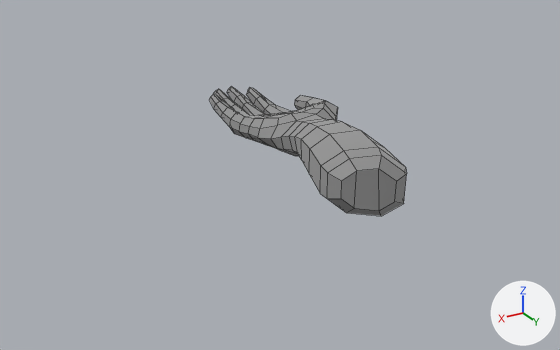
An edit to the Blender file Assets/Models/hand.blend, drawn before and after from the same camera.
Rendered twice from a camera (50 mm lens) standing at (1.74, 3.08, 1.17) and looking at (0.42, 0.89, 0.08). Arrows for +X, +Y and +Z are at lower right; the lights stay in place. Mesh edges are drawn as thin lines.
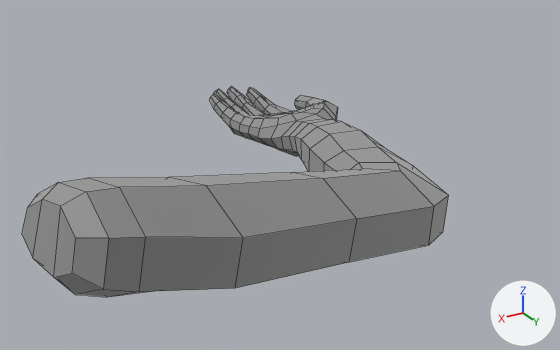
Location of each change, [x1, y1, x2, y2] in pixels of the pictures (560 x 350 px):
'Plane005', reshaped (115% wider, 62% taller)
    before: [209, 87, 407, 216]
    after: [22, 87, 449, 297]
part 1 of me_mesh, built on
    before: [309, 145, 407, 216]
    after: [22, 145, 449, 297]

What changed in the scene script:
```text
Change me_mesh:
    used by ob_plane005; location = (0.0, 0.0, 0.0); rotation_euler = (1.571, 0.0, 0.156), in degrees (90, 0, 8.9); scale = (0.01, 0.01, 0.01)
    remove me_mesh.from_pydata(...)  # 240 vertices, 238 faces; spans x -26.0..58.0, y -13.0..23.0, z -123.0..34.0
    add me_mesh.from_pydata(...)  # 280 vertices, 278 faces; spans x -26.0..169.0, y -13.0..54.0, z -159.0..34.0
    me_mesh part 1
    4 vertices are removed from x 41.0..57.0, y 8.0..16.0, z -123.0..-112.0
    9 faces are deleted
    16 vertices move from x 30.0..58.0, y 2.0..23.0, z -123.0..-100.0 to x 27.0..69.0, y 4.0..30.0, z -148.0..-99.0
    44 vertices are added at x 60.0..169.0, y 12.0..54.0, z -159.0..-123.0
    49 new faces join them
```
